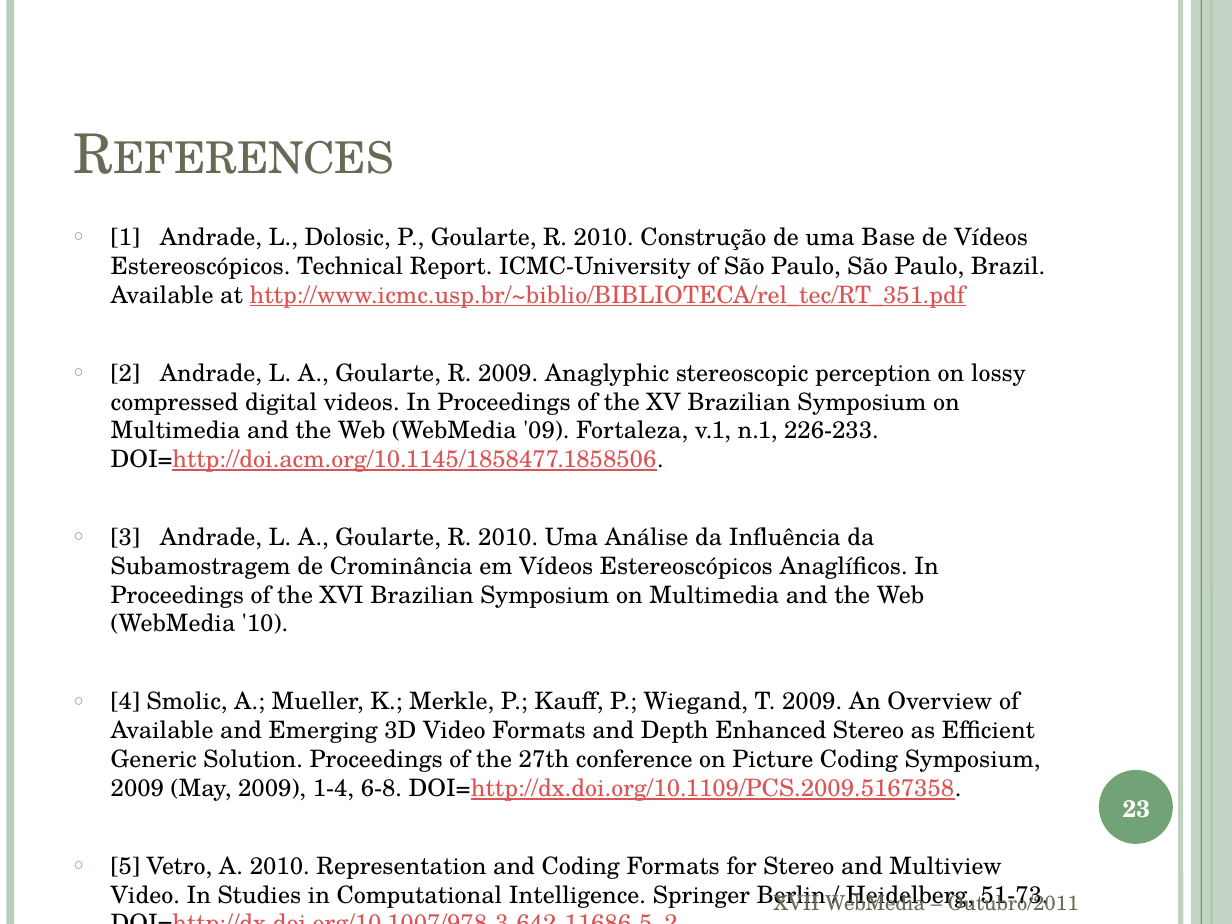
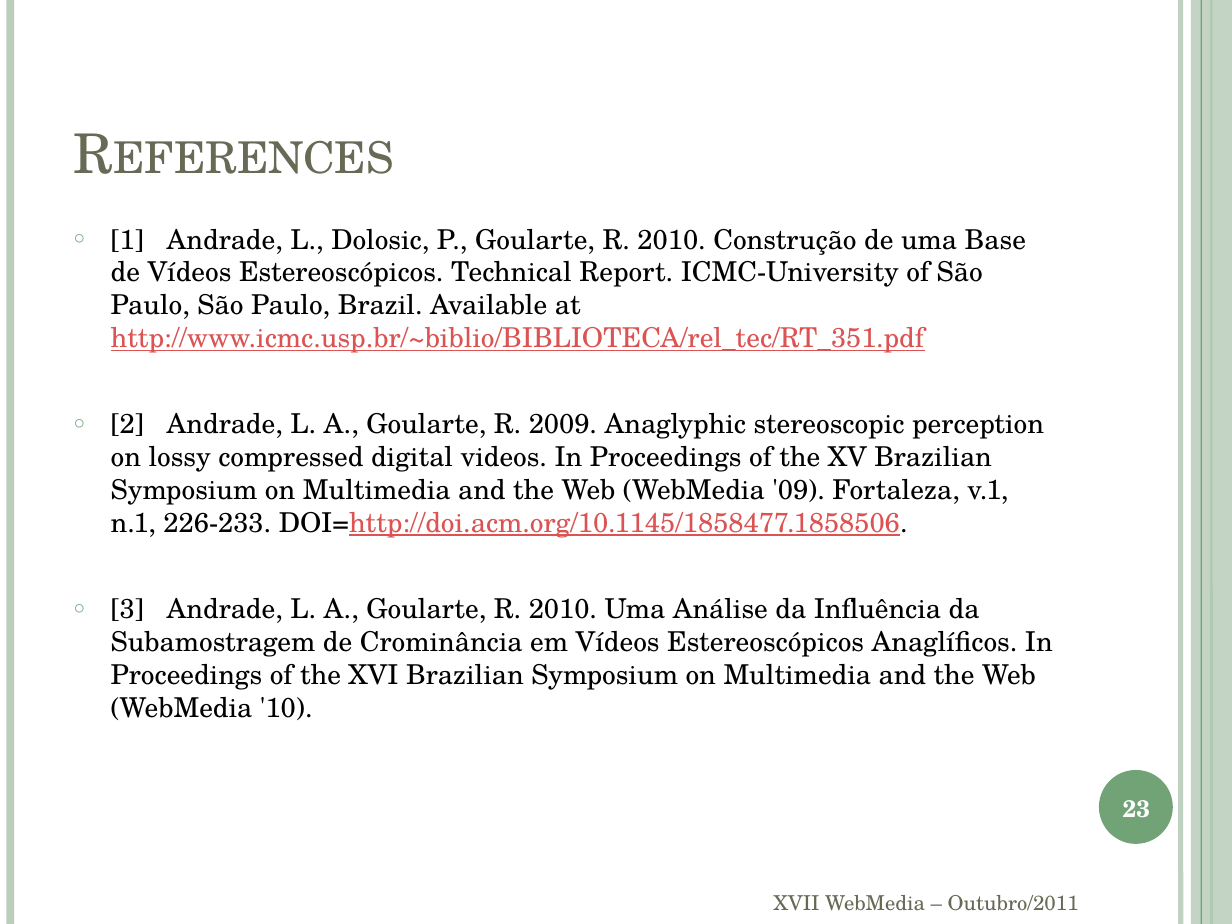
Before and after one commit to andrecurvello/tests-zingarelli, a slide deck: slide 23 of 1-Meus-Artigos/WebMedia11/apresentação.pptx. Drawn at 1232x924 pixels with LibreOffice and Linux fonts; fonts in the diff are those of the drawing. Boxes give left, top, right and bottom in pixels: in the first picture for what was removed or moved away, otherwise in the second. Text is boxed around its words. In the diff, an @@ line names an element or a change of style, - is before the commit and + after.

Commit message:
WebMedia - alterações na apresentação

```diff
--- a/1-Meus-Artigos/WebMedia11/apresentação.pptx
+++ b/1-Meus-Artigos/WebMedia11/apresentação.pptx
@@ text "[1] Andrade, L., Dolosic, P., ..." at (111,229,1053,720): size 14 to 16 pt @@
@@ text at (111,691,1041,903): paragraphs removed @@
-○ [4] Smolic, A.; Mueller, K.; Merkle, P.; Kauff, P.; Wiegand, T. 2009. An Overview of Available and Emerging 3D Video Formats and Depth Enhanced Stereo as Efficient Generic Solution. Proceedings of the 27th conference on Picture Coding Symposium, 2009 (May, 2009), 1-4, 6-8. DOI=http://dx.doi.org/10.1109/PCS.2009.5167358.
-○ [5] Vetro, A. 2010. Representation and Coding Formats for Stereo and Multiview Video. In Studies in Computational Intelligence. Springer Berlin / Heidelberg, 51-73. DOI=http://dx.doi.org/10.1007/978-3-642-11686-5_2.
@@ text "XVII WebMedia – Outubro/2011" rewrapped from (774,890,1079,911) to (774,895,1079,911) @@
```
Also in this commit, not shown: 22 other slides changed, 2 slides added, 1 slide removed.
